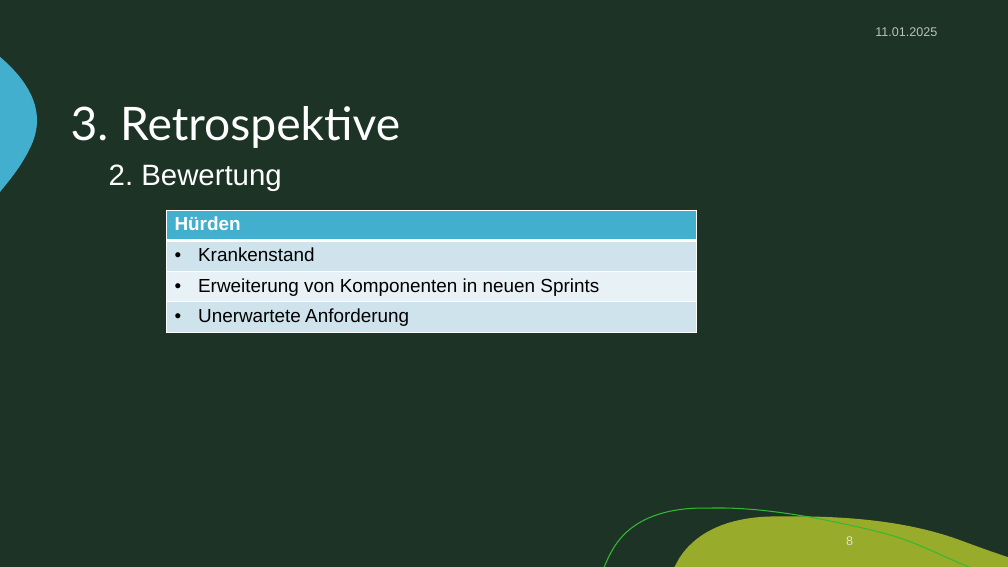
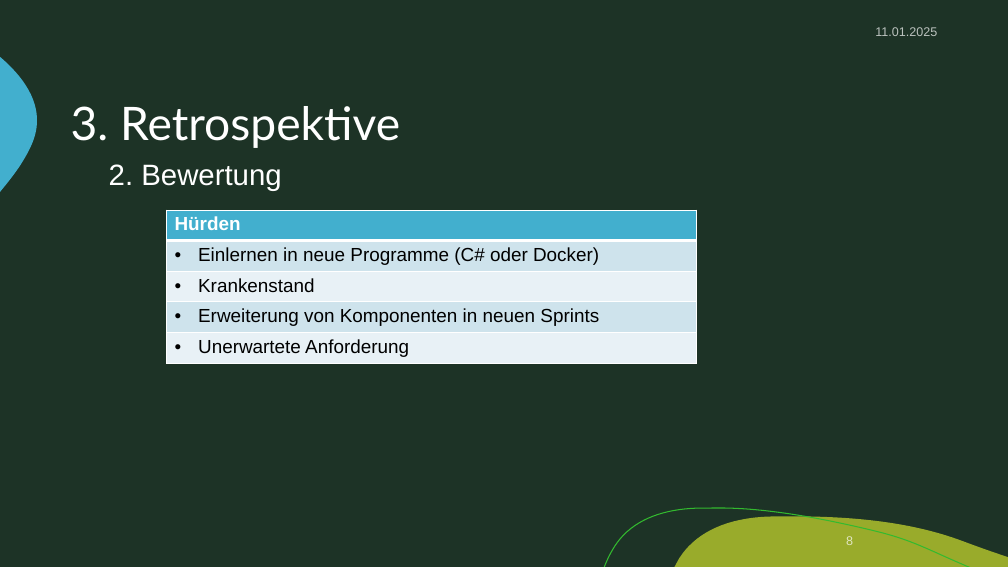
Before and after one commit to zIExpantion/ZumGelbenBach, a slide deck: slide 8 of Dokumente/Sprint-Backlog/Sprint-Backlog3.pptx. Drawn at 1008x567 pixels with LibreOffice and Linux fonts; fonts in the diff are those of the drawing; background and template pictures are left out. Boxes give left, top, right and bottom in pixels: in the first picture for what was removed or moved away, otherwise in the second. Text is boxed around its words. In the diff, an @@ line names an element or a change of style, - is before the commit and + after.

```diff
--- a/Dokumente/Sprint-Backlog/Sprint-Backlog3.pptx
+++ b/Dokumente/Sprint-Backlog/Sprint-Backlog3.pptx
@@ table at (167, 210, 696, 364) @@
+row 2: Einlernen in neue Programme (C# oder Docker)
```
Also in this commit, not shown: 3 other slides changed, 11 slides removed, 2 other files.
